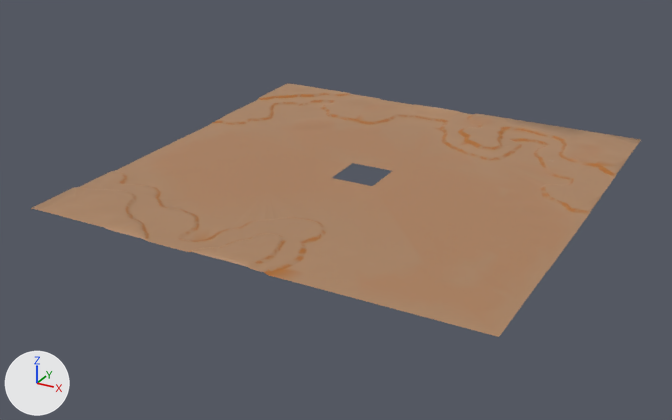
Renders of the glTF model OXARA/models/FARLAND.glb from each side of a commit.
Rendered twice from a camera (50 mm lens) standing at (15379.0, -30078.0, 13288.0) and looking at (-609.0, -1010.0, -1246.0). Lighting does not change. The marker at lower left points along +X, +Y and +Z. The first picture is the older version. Vertices at exactly the same position are counted once.

The scene before the commit, as lines of its bpy script (objects in view):
```python
me_plane = bpy.data.meshes.new('Plane')
me_plane.from_pydata(...)  # 4166 vertices, 8055 faces; spans x -8727.0..8729.0, y -8730.0..8726.0, z -115.0..314.0
me_plane.materials.append(mat_dirtfar)
ob_2_farlandscape = bpy.data.objects.new('2-FARLANDSCAPE', me_plane)
ob_2_farlandscape.location = (0.0, 0.0, 0.0)
```
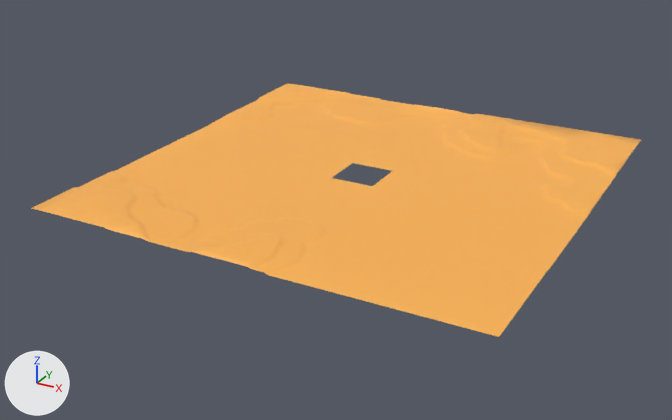
What differs and where, as boxes (x1, y1, x2, y2) in the pictures (672 x 420 px):
part 1 of me_plane, recoloured (brown to orange): (31, 83, 641, 337) in both

The change in detail:
me_plane has 4166 vertices, 8055 faces and spans x -8727.0..8729.0, y -8730.0..8726.0, z -115.0..314.0.
me_plane is used by ob_2_farlandscape; location (0.0, 0.0, 0.0).
me_plane part 1: 8055 faces centred in x -8719.0..8720.0, y -8722.0..8722.0, z -107.0..313.0 are repainted in the vertex colours; the middle colour goes from brown #ac8462 to orange #ffb553.
